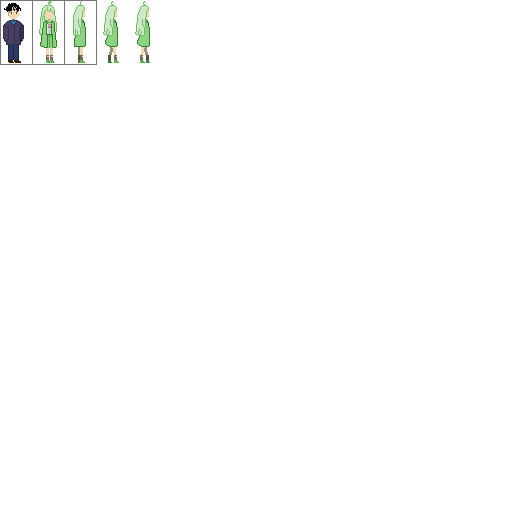
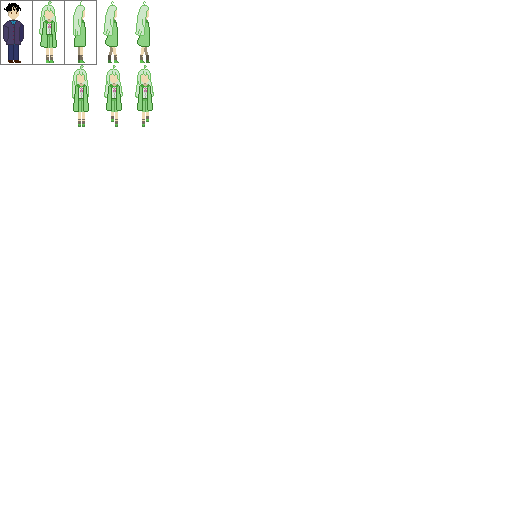
Comparing the layer stacks of the two 512px x 512px images. Changes:
added layer "图层 3" above "图层 2" over [135, 65, 154, 127]
painted on "图层 2" over [104, 65, 150, 127]
painted on "图层 1" over [41, 42, 150, 127]
